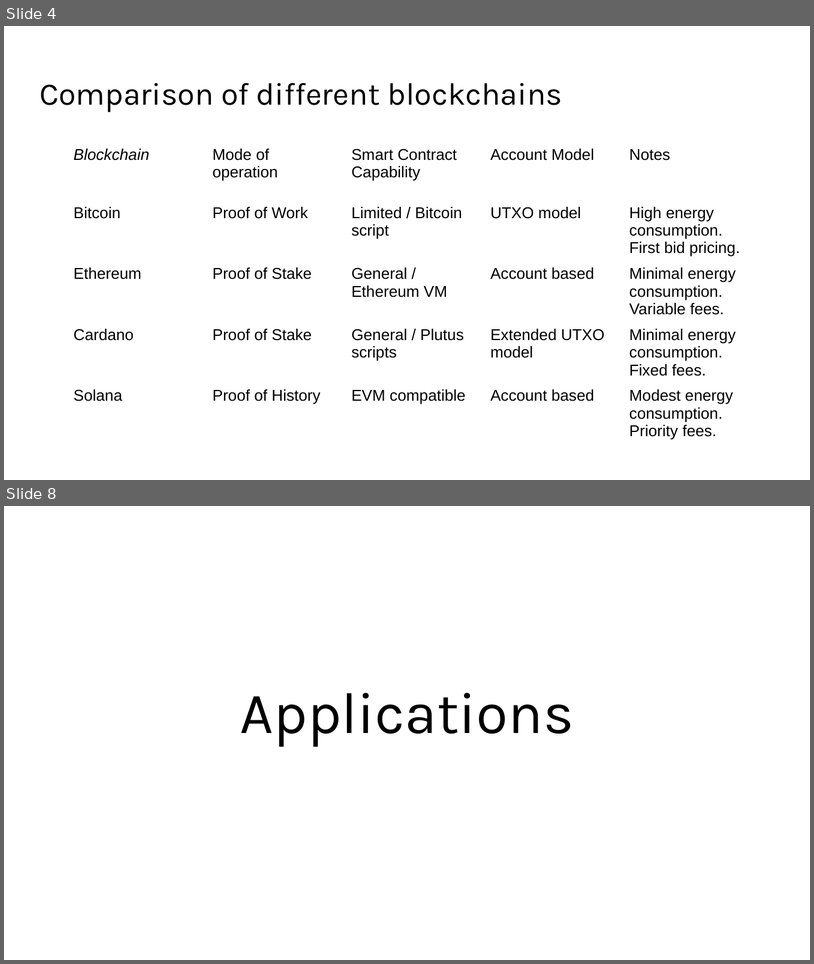
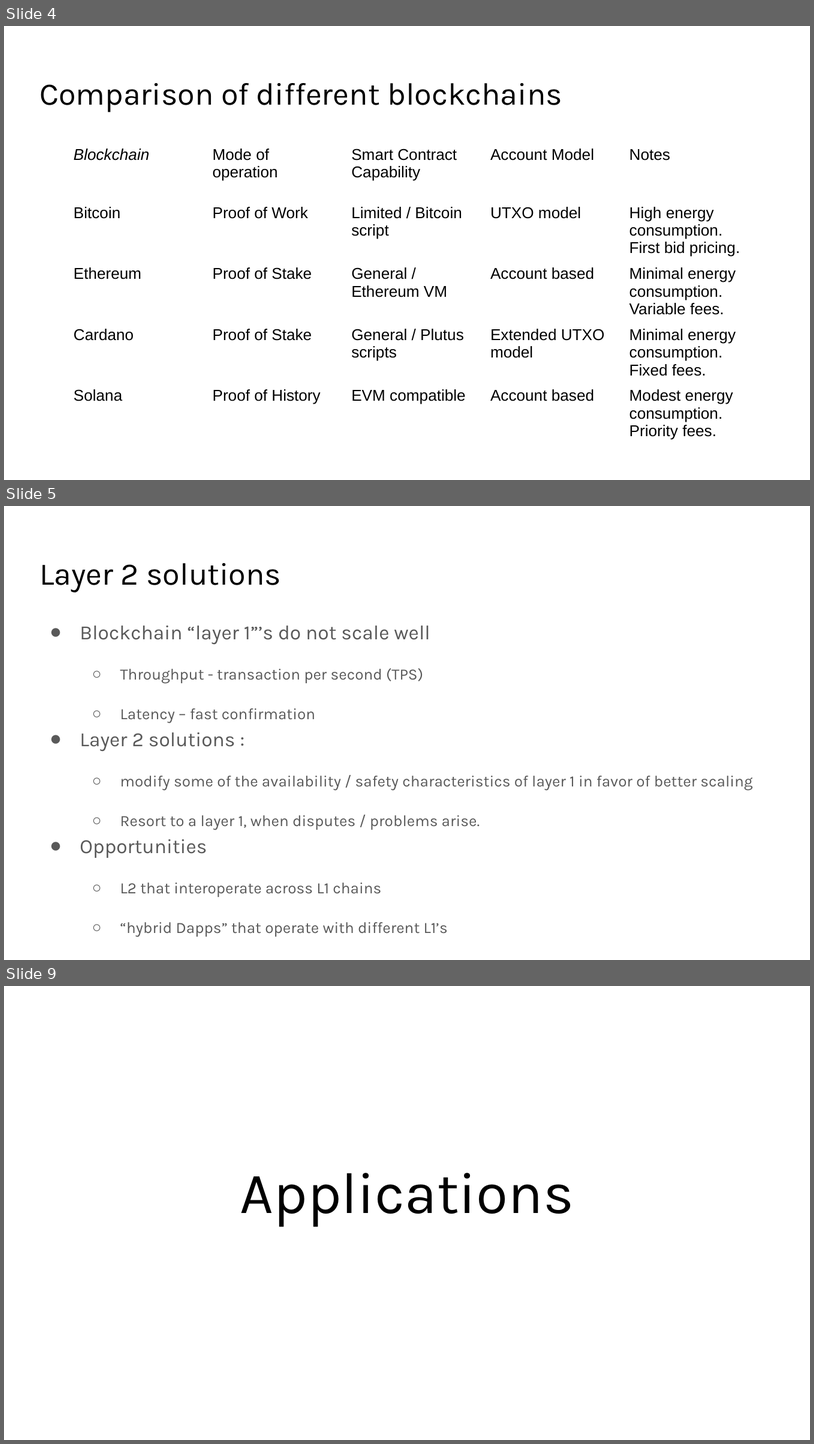
Before and after one commit to solegga/blockchaincourse, a slide deck: BDL2024 - 10 - Blockchain Applications.pptx. Shown one above the other, each under a label of ours: slides 4 and 8 before the commit, slides 4, 5 and 9 after it; the slides between them are not shown. The pictures are 814x964 and 814x1444 pixels, drawn with LibreOffice and Linux fonts; fonts in the diff are those of the drawing. Boxes give left, top, right and bottom in pixels: in the first picture for what was removed or moved away, otherwise in the second. Text is boxed around its words. In the diff, an @@ line names an element or a change of style, - is before the commit and + after.

Commit message:
lecture 10 small edit

```diff
--- a/BDL2024 - 10 - Blockchain Applications.pptx
+++ b/BDL2024 - 10 - Blockchain Applications.pptx
@@ slide 5 added at box(4, 506, 810, 960), background #FFFFFF @@
@@ title added at box(39, 563, 281, 592), 28 pt, text #000000 @@
+Layer 2 solutions
@@ text added at box(80, 625, 753, 937), 14 pt, text #595959 @@
+● Blockchain “layer 1”’s do not scale well
+  ○ Throughput - transaction per second (TPS)
+  ○ Latency – fast confirmation
+● Layer 2 solutions :
+  ○ modify some of the availability / safety characteristics of layer 1 in favor of better scaling
+  ○ Resort to a layer 1, when disputes / problems arise.
+● Opportunities
+  ○ L2 that interoperate across L1 chains
+  ○ “hybrid Dapps” that operate with different L1’s
@@ what was slide 8 is now slide 9 @@
```
Also in this commit, not shown: 1 other file.
